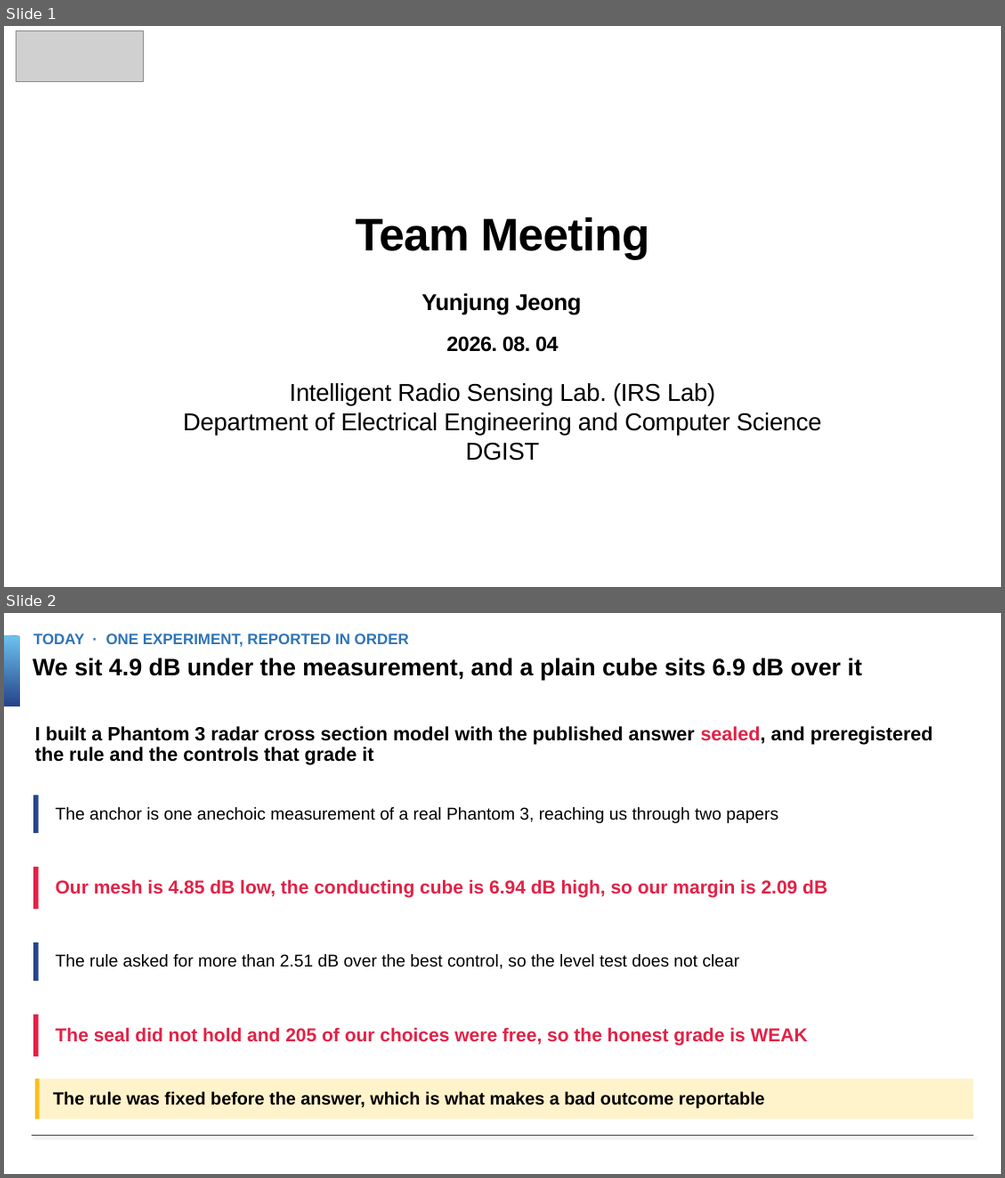
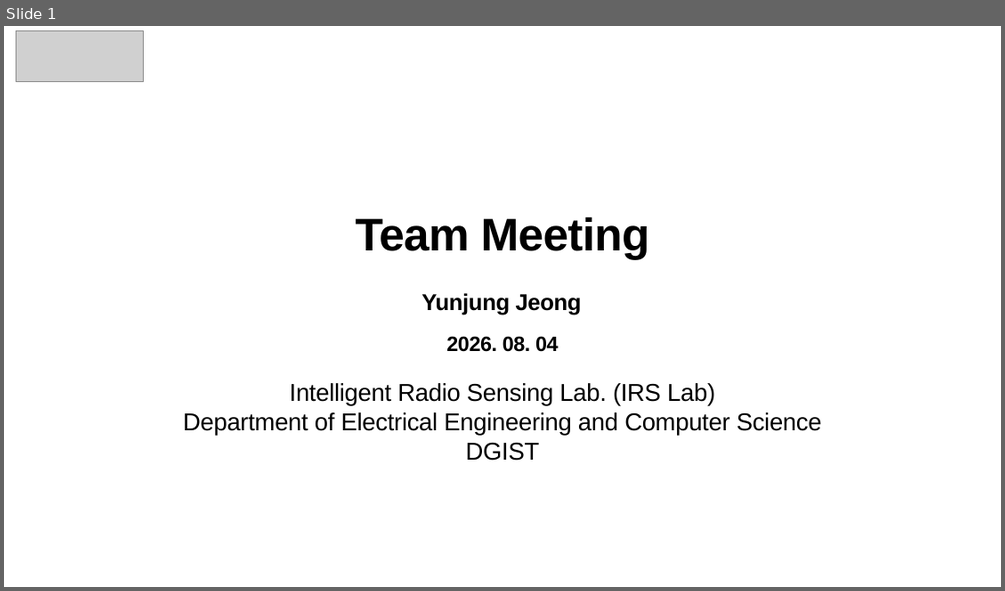
Before and after one commit to Dkor-1/sionna2, a slide deck: decks/teammeeting_0804_v3.pptx. Shown one above the other, each under a label of ours: slides 1 and 2 before the commit, slide 1 after it. The pictures are 1005x1178 and 1005x591 pixels, drawn with LibreOffice and Linux fonts; fonts in the diff are those of the drawing; grey boxes stand for pictures; background and template pictures are left out. Boxes give left, top, right and bottom in pixels: in the first picture for what was removed or moved away, otherwise in the second. Text is boxed around its words. In the diff, an @@ line names an element or a change of style, - is before the commit and + after.

```diff
--- a/decks/teammeeting_0804_v3.pptx
+++ b/decks/teammeeting_0804_v3.pptx
@@ slide 2 removed at box(4, 613, 1001, 1174), background #FFFFFF @@
@@ rectangle removed at box(4, 636, 19, 706) @@
@@ text removed at box(33, 633, 409, 647) @@
-TODAY · ONE EXPERIMENT, REPORTED IN ORDER
@@ text removed at box(32, 657, 862, 681) @@
-We sit 4.9 dB under the measurement, and a plain cube sits 6.9 dB over it
@@ text removed at box(35, 726, 933, 765) @@
-I built a Phantom 3 radar cross section model with the published answer sealed, and preregistered the rule and the controls that grade it
@@ rectangle removed at box(33, 795, 39, 833) @@
@@ text removed at box(56, 807, 778, 823) @@
-The anchor is one anechoic measurement of a real Phantom 3, reaching us through two papers
@@ rectangle removed at box(33, 867, 39, 908) @@
@@ text removed at box(56, 879, 827, 897) @@
-Our mesh is 4.85 dB low, the conducting cube is 6.94 dB high, so our margin is 2.09 dB
@@ rectangle removed at box(33, 942, 39, 981) @@
@@ text removed at box(56, 954, 740, 969) @@
-The rule asked for more than 2.51 dB over the best control, so the level test does not clear
@@ rectangle removed at box(33, 1014, 39, 1056) @@
@@ text removed at box(56, 1027, 808, 1045) @@
-The seal did not hold and 205 of our choices were free, so the honest grade is WEAK
@@ rectangle removed at box(35, 1078, 973, 1119) @@
@@ rectangle removed at box(35, 1078, 39, 1119) @@
@@ text removed at box(53, 1091, 765, 1108) @@
-The rule was fixed before the answer, which is what makes a bad outcome reportable
@@ line removed from (32, 1135) to (973, 1135) @@
```
Also in this commit, not shown: 6 slides added, 9 other slides removed, 3 other files.
